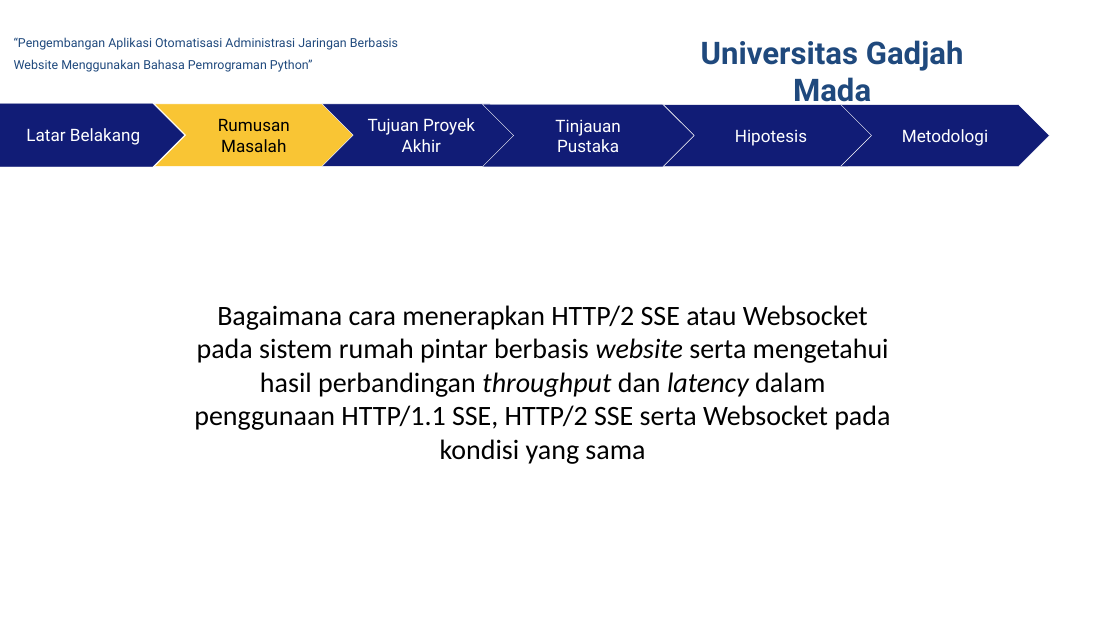
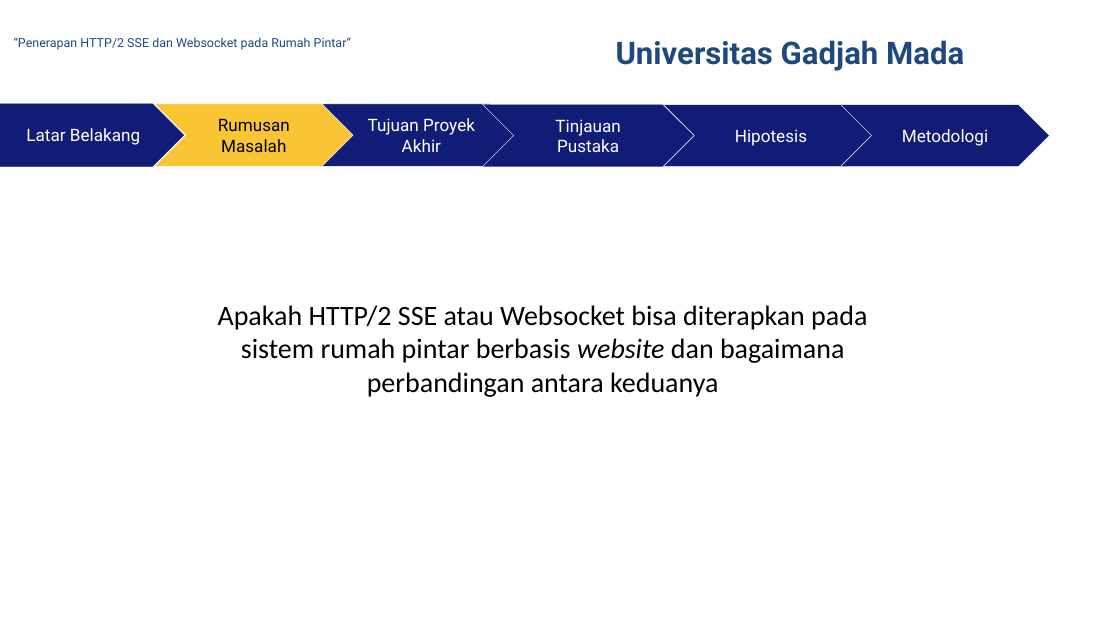
Before and after one commit to rusminto/ws_sse, a slide deck: slide 6 of berkas/ppt muham.pptx. Drawn at 1120x630 pixels with LibreOffice and Linux fonts; fonts in the diff are those of the drawing; background and template pictures are left out. Boxes give left, top, right and bottom in pixels: in the first picture for what was removed or moved away, otherwise in the second. Text is boxed around its words. In the diff, an @@ line names an element or a change of style, - is before the commit and + after.

```diff
--- a/berkas/ppt muham.pptx
+++ b/berkas/ppt muham.pptx
@@ text "Universitas Gadjah Mada" rewrapped from box(701, 40, 964, 109) to box(616, 40, 964, 71) @@
@@ text at box(14, 37, 351, 50): text changed @@
-“Pengembangan Aplikasi Otomatisasi Administrasi Jaringan Berbasis Website Menggunakan Bahasa Pemrograman Python”
+“Penerapan HTTP/2 SSE dan Websocket pada Rumah Pintar”
@@ text at box(218, 305, 867, 397): text changed @@
-Bagaimana cara menerapkan HTTP/2 SSE atau Websocket pada sistem rumah pintar berbasis website serta mengetahui hasil perbandingan throughput dan latency dalam penggunaan HTTP/1.1 SSE, HTTP/2 SSE serta Websocket pada kondisi yang sama
+Apakah HTTP/2 SSE atau Websocket bisa diterapkan pada sistem rumah pintar berbasis website dan bagaimana perbandingan antara keduanya
```
Also in this commit, not shown: 15 other slides changed, 9 slides added, 12 other files.
